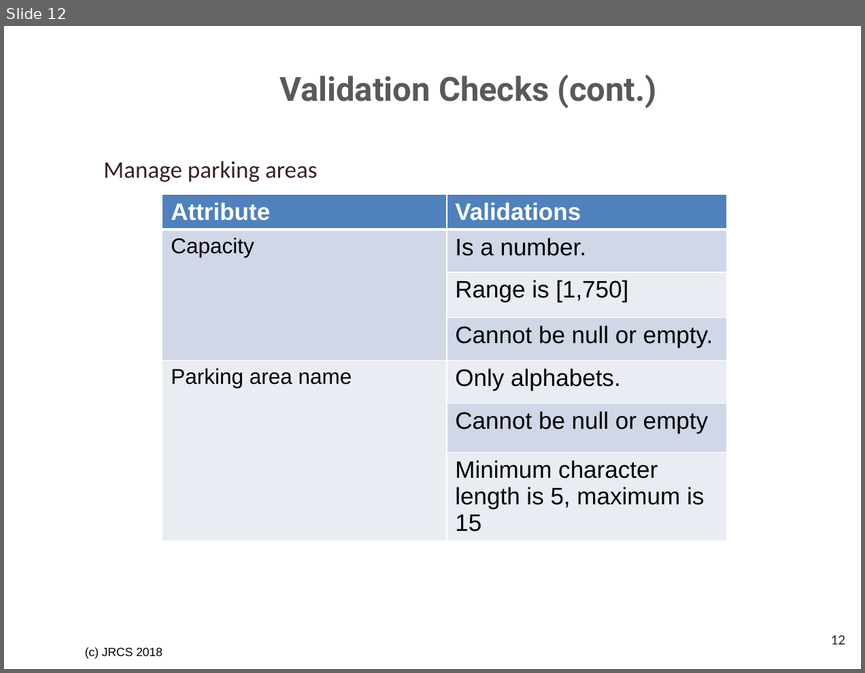
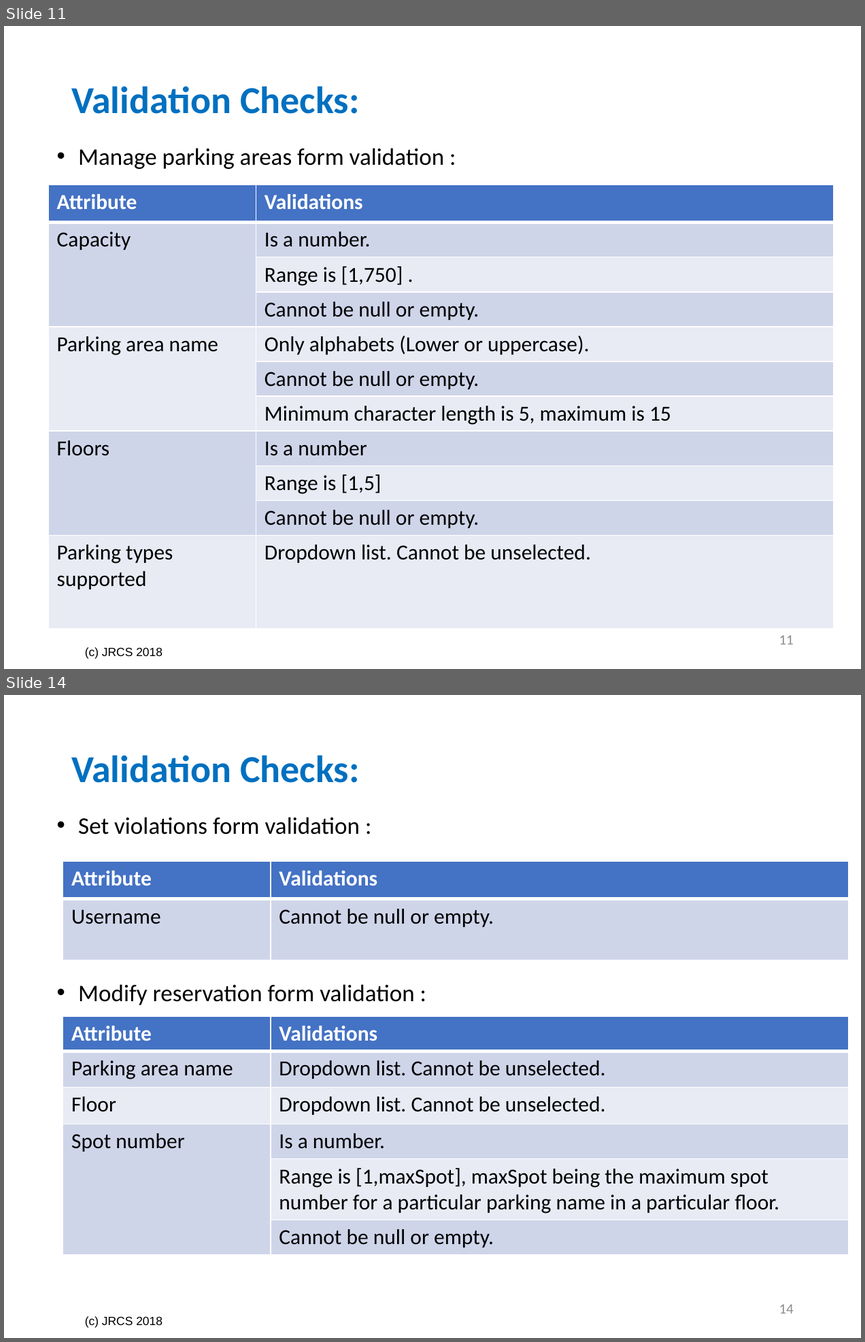
Before and after one commit to SrihariShastry/UTA_Parking, a slide deck: Project_Analysis_Team_3/Validation Checks and Rules Tables.pptx. Shown one above the other, each under a label of ours: slide 12 before the commit, slides 11 and 14 after it; the slides between them are not shown. The pictures are 865x673 and 865x1342 pixels, drawn with LibreOffice and Linux fonts; fonts in the diff are those of the drawing; background and template pictures are left out. Boxes give left, top, right and bottom in pixels: in the first picture for what was removed or moved away, otherwise in the second. Text is boxed around its words. In the diff, an @@ line names an element or a change of style, - is before the commit and + after.

Commit message:
Reviewed validations and rules ppt

```diff
--- a/Project_Analysis_Team_3/Validation Checks and Rules Tables.pptx
+++ b/Project_Analysis_Team_3/Validation Checks and Rules Tables.pptx
@@ slide 14 added at [4,695,861,1338], background #FFFFFF; not listed: 1 template element that a slide beside it also shows @@
@@ title added at [71,755,359,783], 32 pt, text #0070C0, bold @@
+Validation Checks:
@@ text added at [78,817,360,834], 20 pt, text #000000 @@
+• Set violations form validation :
@@ table added at [63,861,848,959], 2 rows, 2 columns @@
+Attribute | Validations
+Username | Cannot be null or empty.
@@ text added at [78,984,414,1005], 20 pt, text #000000 @@
+• Modify reservation form validation :
@@ table added at [63,1016,848,1252], 6 rows, 2 columns @@
+Attribute | Validations
+Parking area name | Dropdown list. Cannot be unselected.
+Floor | Dropdown list. Cannot be unselected.
+Spot number | Is a number.
+ | Range is [1,maxSpot], maxSpot being the maximum spot number for a particular parking name in a particular floor.
+ | Cannot be null or empty.
@@ page number added at [779,1304,793,1313], 12 pt, text #8C8C8C @@
+14
@@ what was slide 12 is now slide 11 @@
@@ slide 11 changed as well @@
@@ title at [71,86,359,114]: text changed; size 28 to 32 pt; font Roboto to Calibri; text colour #595959 to #0070C0 @@
-Validation Checks (cont.)
+Validation Checks:
@@ text at [78,148,444,169]: text changed; text colour #3A2222 to #000000 @@
-Manage parking areas
+• Manage parking areas form validation :
@@ table at [49,184,834,624] @@
-row 3, column 2: Range is [1,750]
+row 3, column 2: Range is [1,750] .
-row 5, column 2: Only alphabets.
+row 5, column 2: Only alphabets (Lower or uppercase).
-row 6, column 2: Cannot be null or empty
+row 6, column 2: Cannot be null or empty.
+row 8: Floors | Is a number
+row 9:  | Range is [1,5]
+row 10:  | Cannot be null or empty.
+row 11: Parking types supported | Dropdown list. Cannot be unselected.
@@ table: place and size @@
-table at [162,194,727,534]
+table at [49,184,834,624]
@@ page number added at [779,635,793,644], 12 pt, text #8C8C8C @@
+11
@@ page number removed at [831,635,845,644] @@
-12
```
Also in this commit, not shown: 10 other slides changed, 10 other slides added, 13 slides removed, 9 other files.
